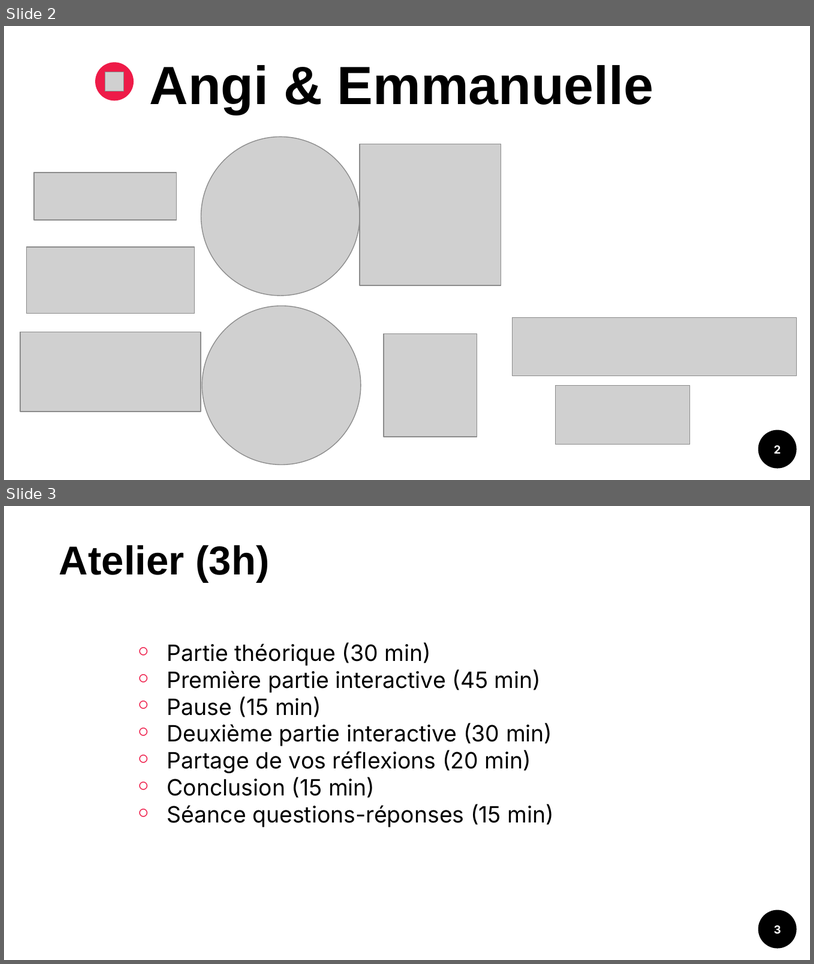
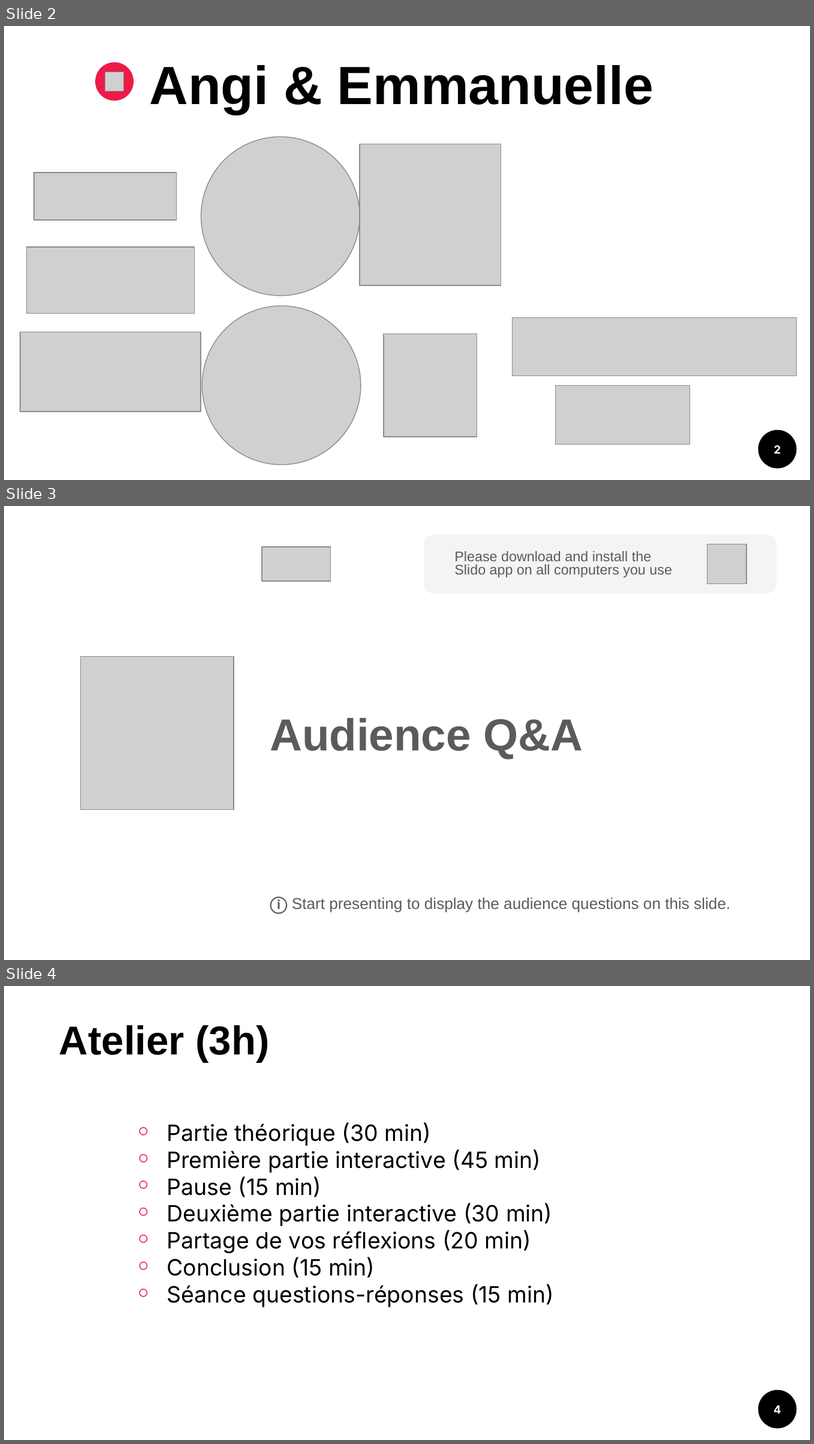
Before and after one commit to emma11y/panorama-handicap, a slide deck: Présentation.pptx. Shown one above the other, each under a label of ours: slides 2 and 3 before the commit, slides 2, 3 and 4 after it. The pictures are 814x964 and 814x1444 pixels, drawn with LibreOffice and Linux fonts; fonts in the diff are those of the drawing; grey boxes stand for pictures. Boxes give left, top, right and bottom in pixels: in the first picture for what was removed or moved away, otherwise in the second. Text is boxed around its words. In the diff, an @@ line names an element or a change of style, - is before the commit and + after.

```diff
--- a/Présentation.pptx
+++ b/Présentation.pptx
@@ slide 3 added at (x1=4, y1=506, x2=810, y2=960), background #FFFFFF @@
@@ rounded rectangle added at (x1=424, y1=534, x2=777, y2=593), fill #F4F4F4, 12.5 pt, text #5B5B5B @@
+Please download and install the Slido app on all computers you use
@@ picture added at (x1=262, y1=547, x2=330, y2=581) @@
@@ picture added at (x1=707, y1=544, x2=747, y2=583) @@
@@ picture added at (x1=81, y1=656, x2=234, y2=809) @@
@@ rectangle added at (x1=262, y1=676, x2=746, y2=790), outline #FFFFFF 2 pt, 40 pt, text #5B5B5B, bold @@
+Audience Q&A
@@ text added at (x1=270, y1=896, x2=731, y2=913), 14 pt, text #5B5B5B @@
+ⓘ Start presenting to display the audience questions on this slide.
@@ what was slide 3 is now slide 4 @@
@@ page number at (x1=774, y1=1405, x2=782, y2=1413): text changed @@
-3
+4
```
Also in this commit, not shown: 1 slide changed, 1 other slide added, 20 other files.
